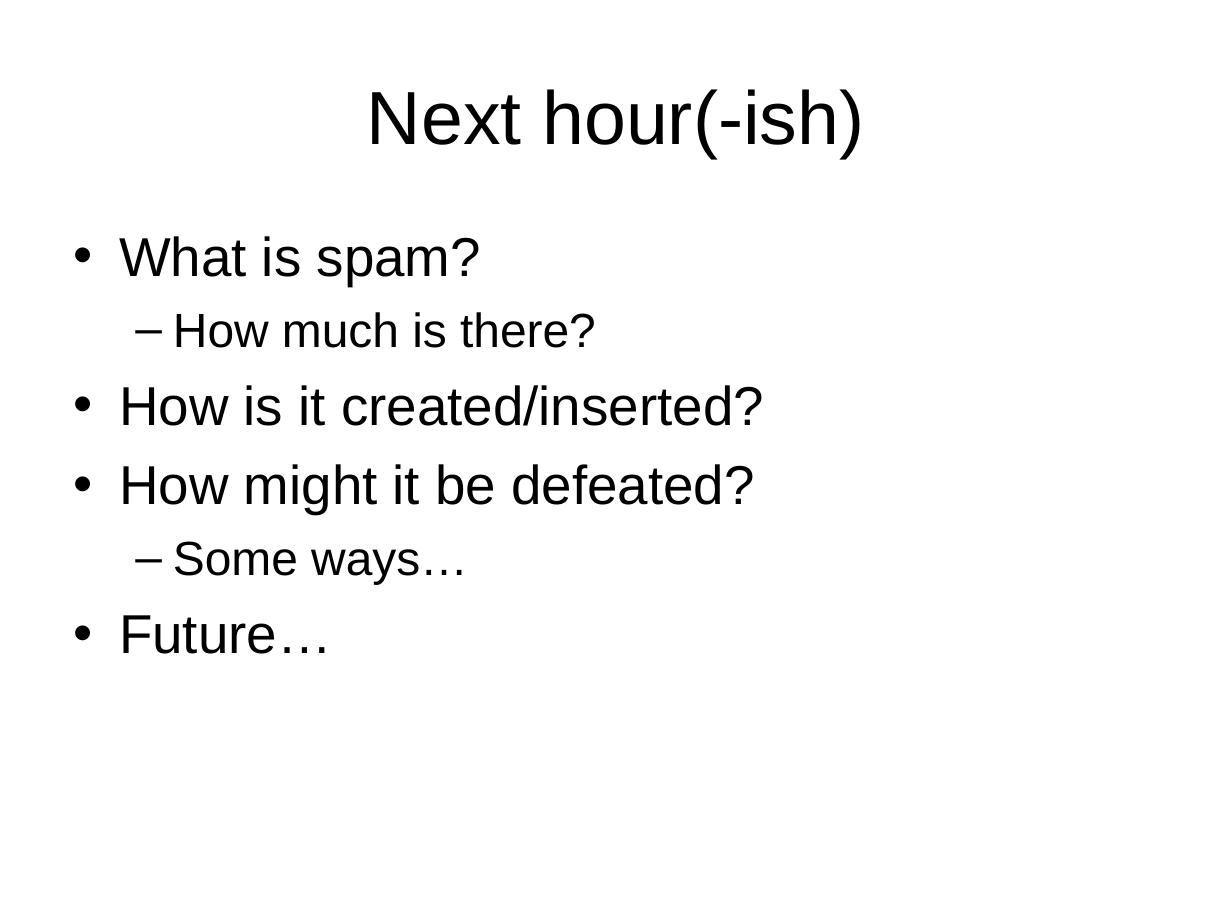
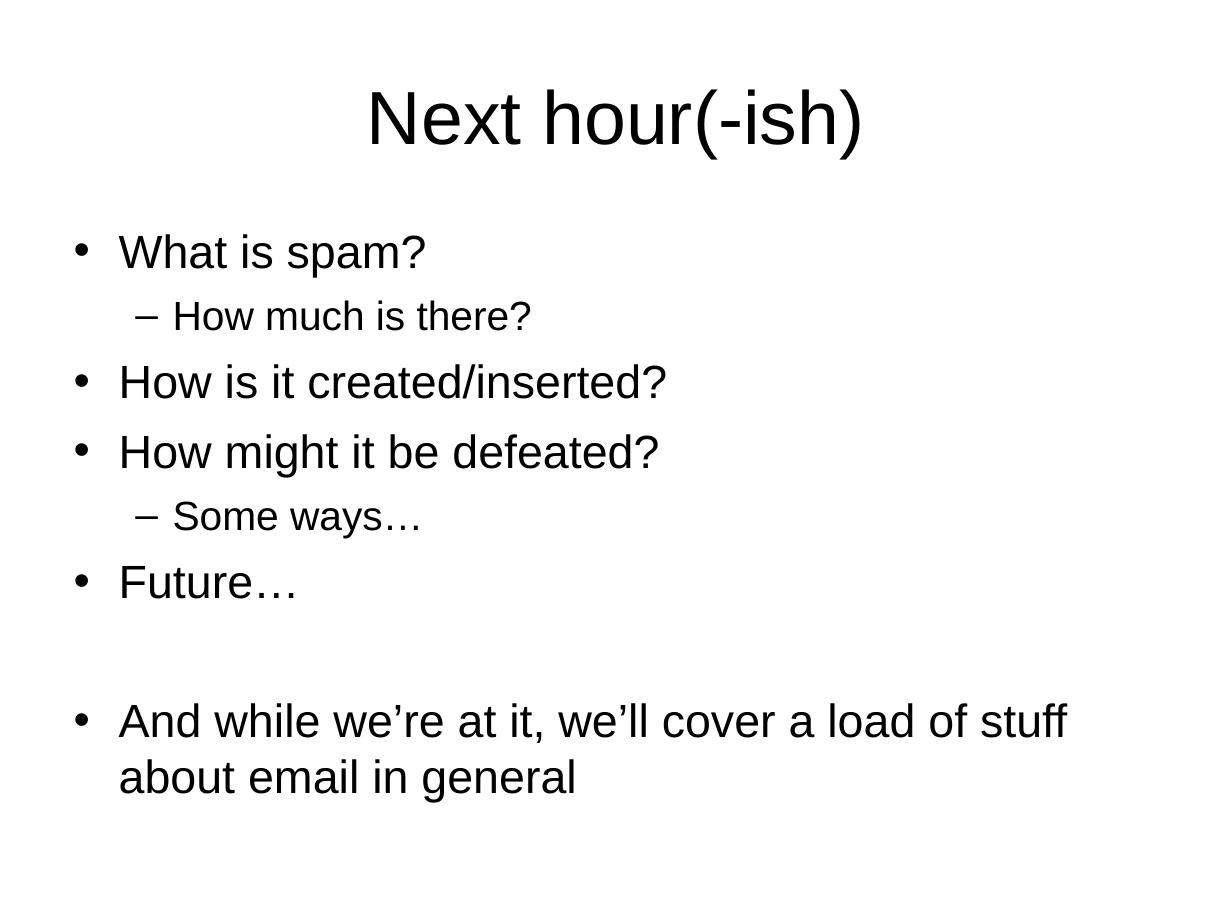
Before and after one commit to sftcd/cs7053, a slide deck: slide 2 of 2016lectures/04-spam.ppt. Drawn at 1232x924 pixels with LibreOffice and Linux fonts; fonts in the diff are those of the drawing. Boxes give left, top, right and bottom in pixels: in the first picture for what was removed or moved away, otherwise in the second. Text is boxed around its words. In the diff, an @@ line names an element or a change of style, - is before the commit and + after.

Commit message:
tweak email

```diff
--- a/2016lectures/04-spam.ppt
+++ b/2016lectures/04-spam.ppt
@@ text at [119,234,667,599]: size 32 to 27.2 pt in "What is spam?", "How is it created/inserted?", "How might it be defeated?", "Future…"; size 28 to 23.8 pt in "How much is there?", "Some ways…"; indent changed @@
@@ text at [119,703,1067,803]: paragraph added @@
+• And while we’re at it, we’ll cover a load of stuff about email in general
```
Also in this commit, not shown: 12 other slides changed, 1 slide added, 1 other file.
